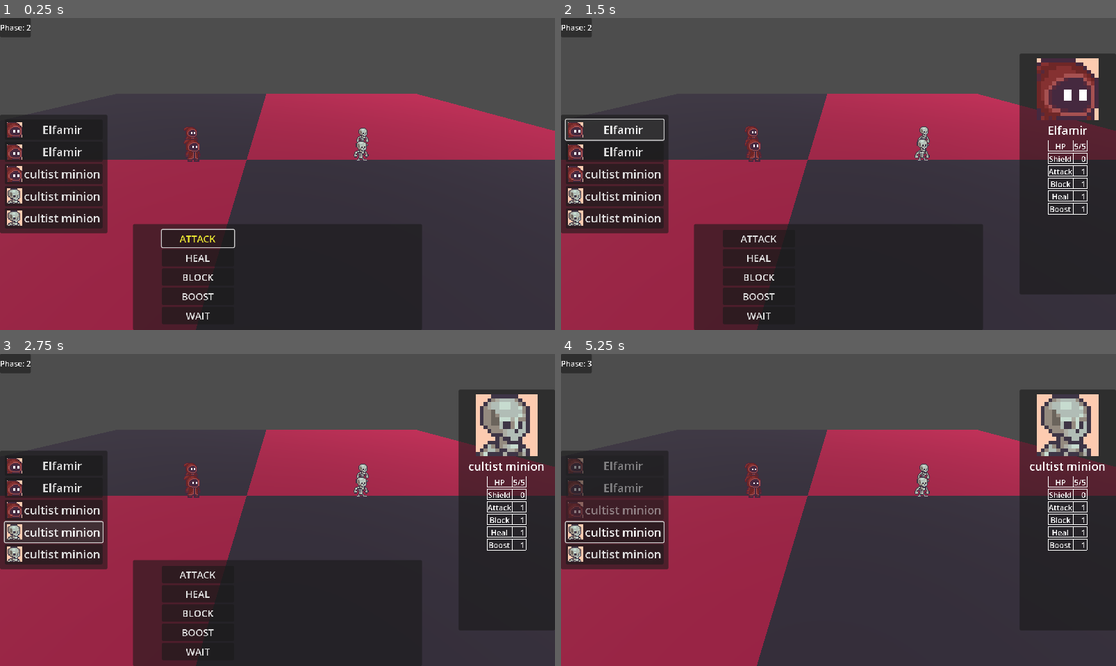
Above: before the commit, frames 1-4 (two rows, left to right).
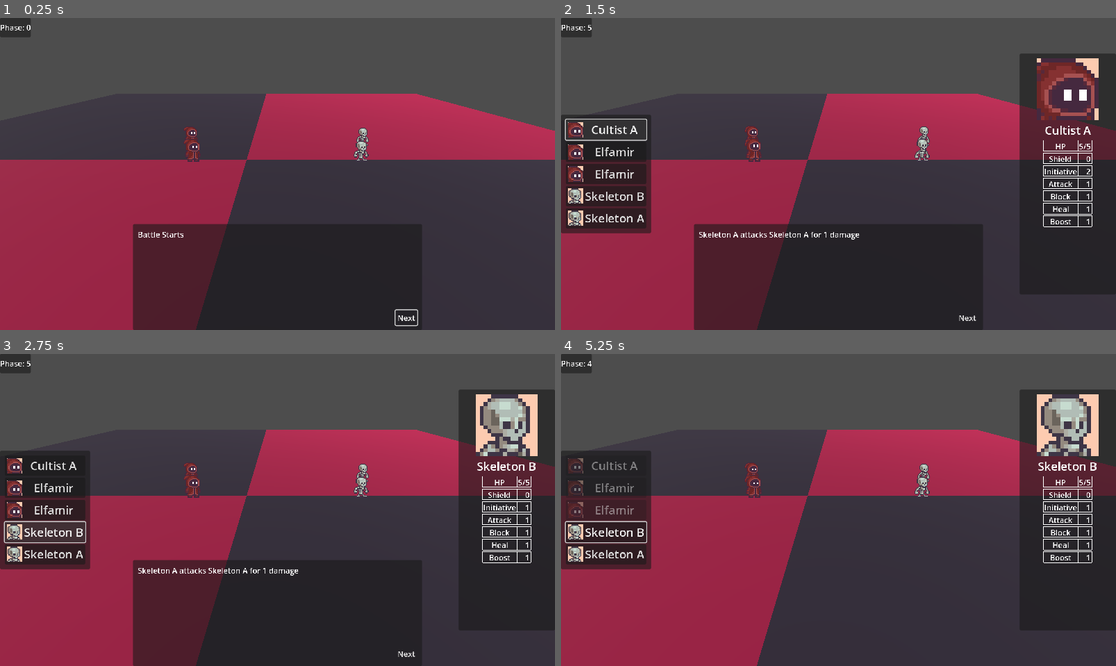
Above: after the commit, the same moments.

Repository: NicolaMigliore/medieval-battles
Game: Godot game, scene res://game_scenes/game_state_machine.tscn
Two runs of this game, one before a commit and one after it. Both use one fixed random seed, a clock stepped at 60 frames per second and the inputs below.
Inputs (mouse positions are in pixels of both pictures, inside the frame that each line leads up to):
- Up to frame 1 (0.25 s): no input
- Up to frame 2 (1.5 s): click (966, 317) at 0.5 s, where only the run after the commit has a clickable "Next"; click "Elfamir" (after the commit: "Cultist A") at 1.25 s
- Up to frame 3 (2.75 s): click (44, 531) at 2 s, where only the run after the commit has a clickable "Skeleton B"
- Up to frame 4 (5.25 s): click (605, 553) at 2.75 s, where only the run after the commit has a clickable "Skeleton A"; click (966, 653) at 3.5 s, where only the run after the commit has a clickable "Next"; click (605, 466) at 4.25 s, where only the run after the commit has a clickable "Cultist A"; click "ATTACK" at 5 s

The runs differ from the first frame. In frame 1, 9.7% of the frame differs, in the area x 0-76%, y 2-99%; in frame 2, 5.1%; in frame 3, 5.2%; in frame 4, 2.6%.

Commit message:
dev: added AI action evaluation and execution

Diff:
--- a/UI/battle_ui.gd
+++ b/UI/battle_ui.gd
@@ -27,6 +27,10 @@
 
 func show_ui(panel_name: String, _data = null) -> void:
 	_hide_all_panels()
+
+	if panel_name == "Start":
+		get_node("CharacterInitiativePanel").hide()
+		get_node("DialogPanel").show()
 
 	if panel_name == "PickAction":
 		get_node("PickActionPanel").show()
@@ -124,6 +128,7 @@
 	var stats_text = "[center][table=2 bgcolor=#ffffff]
 	[cell expand=1 border=#ffffff ratio=1.5]HP[/cell][hr][cell expand=1 border=#ffffff ratio=1.0][right]%s/%s[/right][/cell]
 	[cell expand=1 border=#ffffff ratio=1.5]Shield[/cell][hr][hr][cell expand=1 border=#ffffff ratio=1.0][right]%s[/right][/cell]
+	[cell expand=1 border=#ffffff ratio=1.5]Initiative[/cell][cell expand=1 border=#ffffff ratio=1.0][right]%s[/right][/cell]
 	[cell expand=1 border=#ffffff ratio=1.5]Attack[/cell][cell expand=1 border=#ffffff ratio=1.0][right]%s[/right][/cell]
 	[cell expand=1 border=#ffffff ratio=1.5]Block[/cell][cell expand=1 border=#ffffff ratio=1.0][right]%s[/right][/cell]
 	[cell expand=1 border=#ffffff ratio=1.5]Heal[/cell][cell expand=1 border=#ffffff ratio=1.0][right]%s[/right][/cell]
@@ -132,6 +137,7 @@
 		character.hp,
 		character.max_hp,
 		character.block,
+		character.initiative,
 		character.attack_pwr,
 		character.block_pwr,
 		character.heal_pwr,
@@ -147,7 +153,10 @@
 	text_label.text= msg
 
 	var advance_button: Button = $DialogPanel/MarginContainer/Container/AdvanceButton
-	if not advance_button.pressed.is_connected(_on_advance):
-		advance_button.pressed.connect(_on_advance)
+
+	for connection in advance_button.pressed.get_connections():
+		advance_button.pressed.disconnect(connection["callable"])
+
+	advance_button.pressed.connect(_on_advance)
 	advance_button.grab_focus()
 #endregion
--- a/battle_data.gd
+++ b/battle_data.gd
@@ -5,22 +5,33 @@
 	{
 		"scene": preload("res://entities/cultist-minion/cultist-minion.tscn"),
 		"portrait": preload("res://entities/cultist-minion/cultist-minion-portrait.png"),
+		"is_player_controlled": true,
 		"actor_name": "Elfamir",
-		"actions_per_turn": 2
+		"actions_per_turn": 2,
+		"initiative": 1
 	},
 	{
 		"scene": preload("res://entities/cultist-minion/cultist-minion.tscn"),
-		"portrait": preload("res://entities/cultist-minion/cultist-minion-portrait.png")
+		"portrait": preload("res://entities/cultist-minion/cultist-minion-portrait.png"),
+		"is_player_controlled": true,
+		"actor_name": "Cultist A",
+		"initiative": 2
 	}
 ]
 var enemies: Array[Dictionary] = [
 	{
 		"scene": preload("res://entities/skeleton-minion/skeleton-minion.tscn"),
-		"portrait": preload("res://entities/skeleton-minion/skeleton-minion-portrait.png")
+		"portrait": preload("res://entities/skeleton-minion/skeleton-minion-portrait.png"),
+		"is_player_controlled": false,
+		"actor_name": "Skeleton A",
+		"initiative": 3
 	},
 	{
 		"scene": preload("res://entities/skeleton-minion/skeleton-minion.tscn"),
-		"portrait": preload("res://entities/skeleton-minion/skeleton-minion-portrait.png")
+		"portrait": preload("res://entities/skeleton-minion/skeleton-minion-portrait.png"),
+		"is_player_controlled": false,
+		"actor_name": "Skeleton B",
+		"initiative": 1
 	}
 ]
 var on_victory: Callable
--- a/entities/cultist-minion/cultist_minion.gd
+++ b/entities/cultist-minion/cultist_minion.gd
@@ -11,6 +11,7 @@
 var id = "cult_minion"
 var actor_name = "cultist minion"
 var portrait = null
+var is_player_controlled = false
 
 # Stats
 @onready var max_hp = 5
@@ -30,29 +31,45 @@
 	animation_player.stop()
 	animation_player.play("front_idle")
 
-# func _physics_process(delta: float) -> void:
-# 	# Add the gravity.
-# 	if not is_on_floor():
-# 		velocity += get_gravity() * delta
+#region Init
+func init(opts) -> void:
+	# Configure character
 
-# 	# Handle jump.
-# 	if Input.is_action_just_pressed("ui_accept") and is_on_floor():
-# 		velocity.y = JUMP_VELOCITY
+	for key in opts:
+		if key != "scene":
+			self[key] = opts.get(key, self[key])
 
-# 	# Get the input direction and handle the movement/deceleration.
-# 	# As good practice, you should replace UI actions with custom gameplay actions.
-# 	var direction := Input.get_axis("ui_left", "ui_right")
-# 	if direction:
-# 		velocity.x = direction * SPEED
-# 	else:
-# 		velocity.x = move_toward(velocity.x, 0, SPEED)
-
-# 	move_and_slide()
+	# portrait = opts.get("portrait", portrait)
+	# actor_name = opts.get("actor_name", actor_name)
+	# actions_per_turn = opts.get("actions_per_turn", actions_per_turn)
+	# is_player_controlled = opts.get("is_player_controlled", is_player_controlled)
+#endregion
 
 
-# Character configuration
-func init(opts) -> void:
-	# Configure character
-	portrait = opts.get("portrait", portrait)
-	actor_name = opts.get("actor_name", actor_name)
-	actions_per_turn = opts.get("actions_per_turn", actions_per_turn)
+#region Evaluate Action
+# NOTE: Can be overridden to give different behaviour to different character types
+func evaluate_action(context: Dictionary) -> Dictionary:
+	var self_c = context.self_combatant
+	var enemies = context.enemies
+	var allies = context.allies
+
+	# evaluate action weights
+	var weights = {
+		"attack" = attack_pwr,
+		"heal" = heal_pwr,
+		"block" = block_pwr,
+		"boost" = boost_pwr
+	}
+
+	var max_weight = 0
+	var best_action = "wait"
+	for action in weights:
+		if weights[action] > max_weight:
+			max_weight = weights[action]
+			best_action = action
+
+	print("[LOG] Action evaluated: %s -> %s" % [best_action, self_c.character.actor_name])
+
+	# TODO: Evaluate the action to take
+	return { "action": best_action, "target": self_c }
+#endregion
--- a/game_scenes/battle_manager.gd
+++ b/game_scenes/battle_manager.gd
@@ -10,7 +10,7 @@
 
 var cur_unit = null
 
-enum phases { CONFIG_ROUND, PICK_UNIT, PICK_ACTION, PICK_TARGET, EXECUTE, DONE }
+enum phases { START, CONFIG_ROUND, PICK_UNIT, PICK_ACTION, PICK_TARGET, EXECUTE, DONE }
 var phase = null
 
 const actions = {
@@ -44,7 +44,7 @@
 		var actions_per_turn =_get_actions_per_turn(character)
 		_combatants.append({ "team": 2, "character": character, "actions_per_turn": actions_per_turn })
 
-	call_deferred("_set_phase", phases.CONFIG_ROUND)
+	call_deferred("_set_phase", phases.START)
 
 	# setup initiative panel
 	call_deferred("_populate_initiative_panel")
@@ -92,20 +92,40 @@
 	phase = new_phase
 	battle_ui.update_phase_label("Phase: %s" % phase)
 
-	if phase == phases.CONFIG_ROUND:
+	if phase == phases.START:
+		battle_ui.show_ui("Start")
+		var start_msg = "Battle Starts"
+		battle_ui.populate_dialog_panel(start_msg, func():
+			_set_phase(phases.CONFIG_ROUND)
+			_populate_initiative_panel()
+		)
+	elif phase == phases.CONFIG_ROUND:
 		_configure_round()
 		_set_phase(phases.PICK_UNIT)
 	elif phase == phases.PICK_UNIT:
 		cur_unit = _remaining[0]
 		_set_phase(phases.PICK_ACTION)
 	elif phase == phases.PICK_ACTION:
-		battle_ui.show_ui("PickAction", null)
-
-		# connect buttons
-		var vbox = battle_ui.get_node("PickActionPanel/MarginContainer/HBoxContainer/VBoxContainer")
-		for button in vbox.get_children():
-			if not button.pressed.is_connected(_on_action_selected):
-				button.pressed.connect(_on_action_selected.bind(button.name))
+		if cur_unit.character.is_player_controlled:
+			battle_ui.show_ui("PickAction", null)
+
+			# connect buttons
+			var vbox = battle_ui.get_node("PickActionPanel/MarginContainer/HBoxContainer/VBoxContainer")
+			for button in vbox.get_children():
+				if not button.pressed.is_connected(_on_action_selected):
+					button.pressed.connect(_on_action_selected.bind(button.name))
+		else:
+			# Automatic AI action and target picking
+			var allies = _combatants.filter(func(c): return c.team == cur_unit.team)
+			var enemies = _combatants.filter(func(c): return c.team != cur_unit.team)
+			var decision = cur_unit.character.evaluate_action({
+				"self_combatant": cur_unit,
+				"allies": allies,
+				"enemies": enemies
+			})
+			cur_action = actions[decision.action]
+			cur_target = decision.target
+			_set_phase(phases.EXECUTE)
 	elif phase == phases.PICK_TARGET:
 		# configure target list
 		target_list = []
@@ -124,7 +144,7 @@
 
 func _configure_round():
 	# populate initiative arrays
-	_combatants.sort_custom(func(a,b): return a.character.initiative < b.character.initiative)
+	_combatants.sort_custom(func(a,b): return a.character.initiative > b.character.initiative)
 	_remaining = []
 	_acted = []
 	for combatant in _combatants:
@@ -132,6 +152,7 @@
 			_remaining.append(combatant)
 
 func _get_actions_per_turn(character):
+	# TODO: Implement logic based on charms and disabled actions
 	var base = character.actions_per_turn
 	var final = base
 	return final
@@ -261,8 +282,8 @@
 
 func _end_turn() -> void:
 	_populate_initiative_panel()
-
-	if _remaining.size() == 0:
+	var size = _remaining.size()
+	if size == 0:
 		_set_phase(phases.CONFIG_ROUND)
 	else:
 		_set_phase(phases.PICK_UNIT)
Not shown, changed: notes.md
